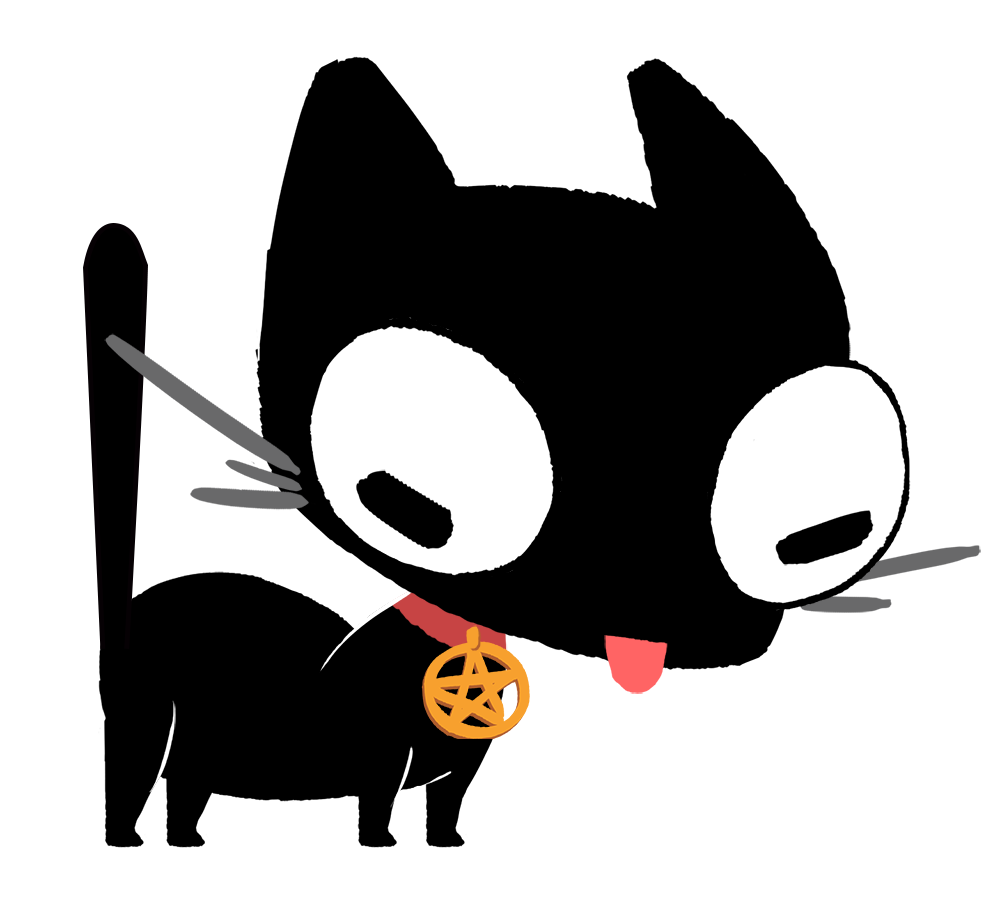
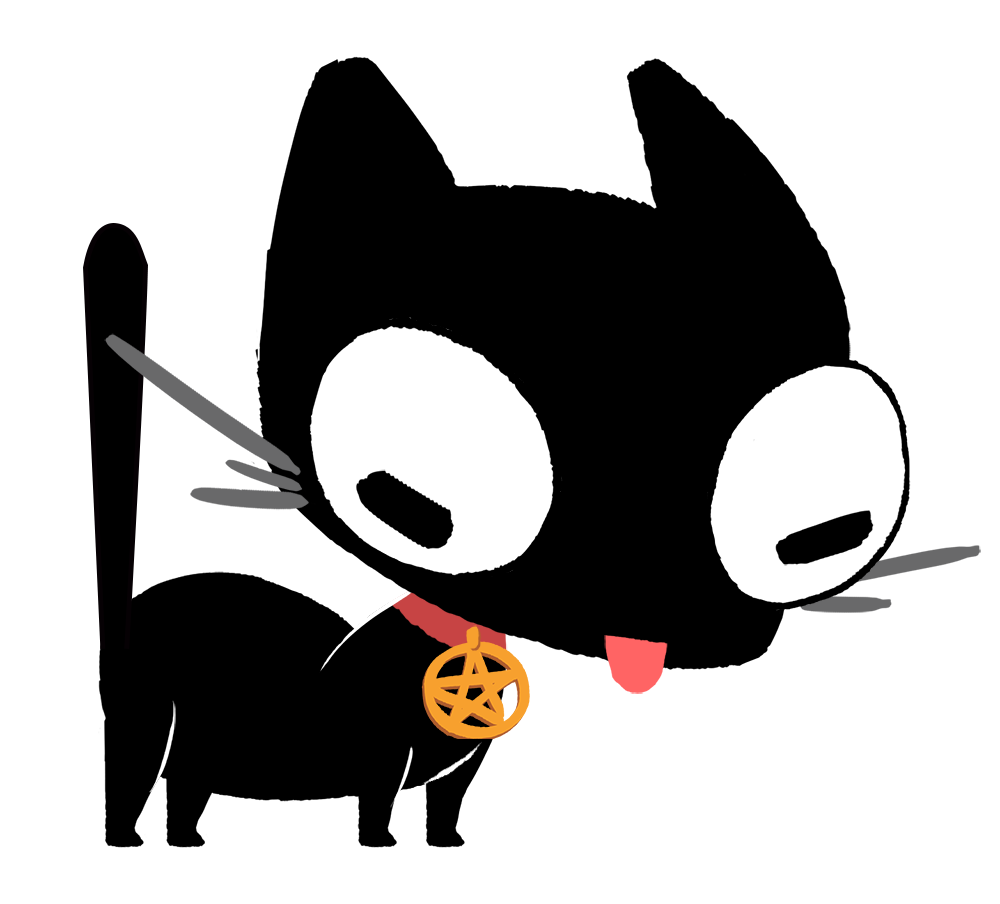
Two versions of the same layered image (1000x904). Layer-by-layer changes:
painted on "Le_Front_R" over [424, 771, 453, 785]
painted on "Upper_Body" over [422, 741, 482, 785]
painted on "Leg_Back_R" over [422, 741, 482, 835]
